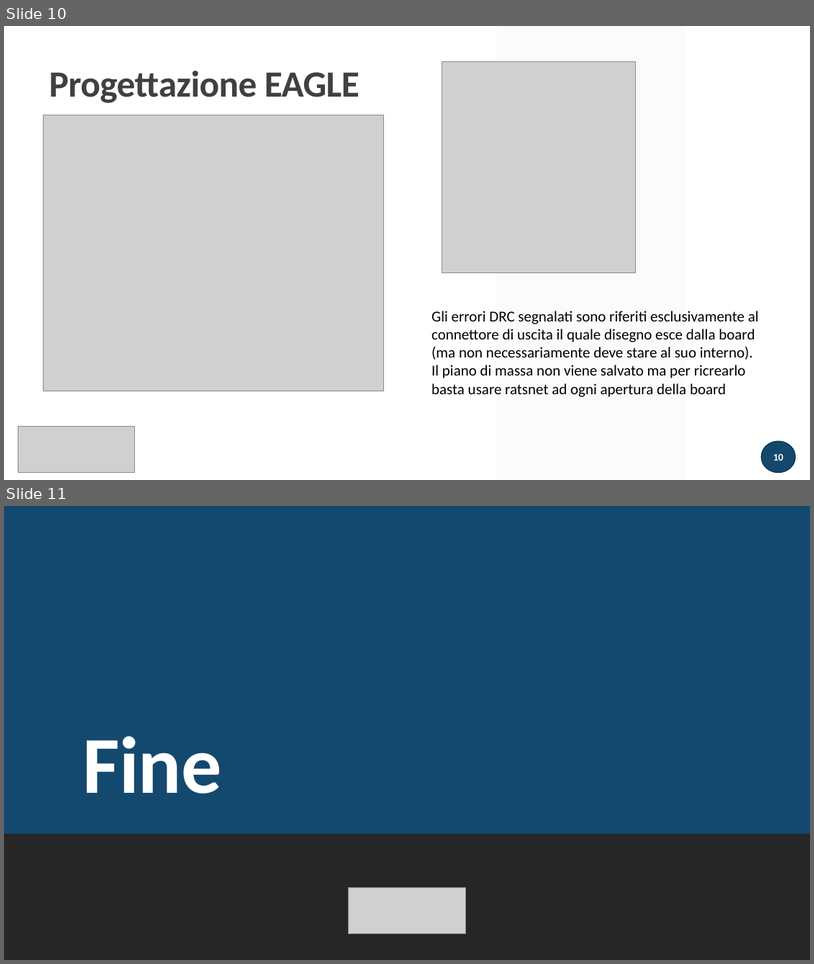
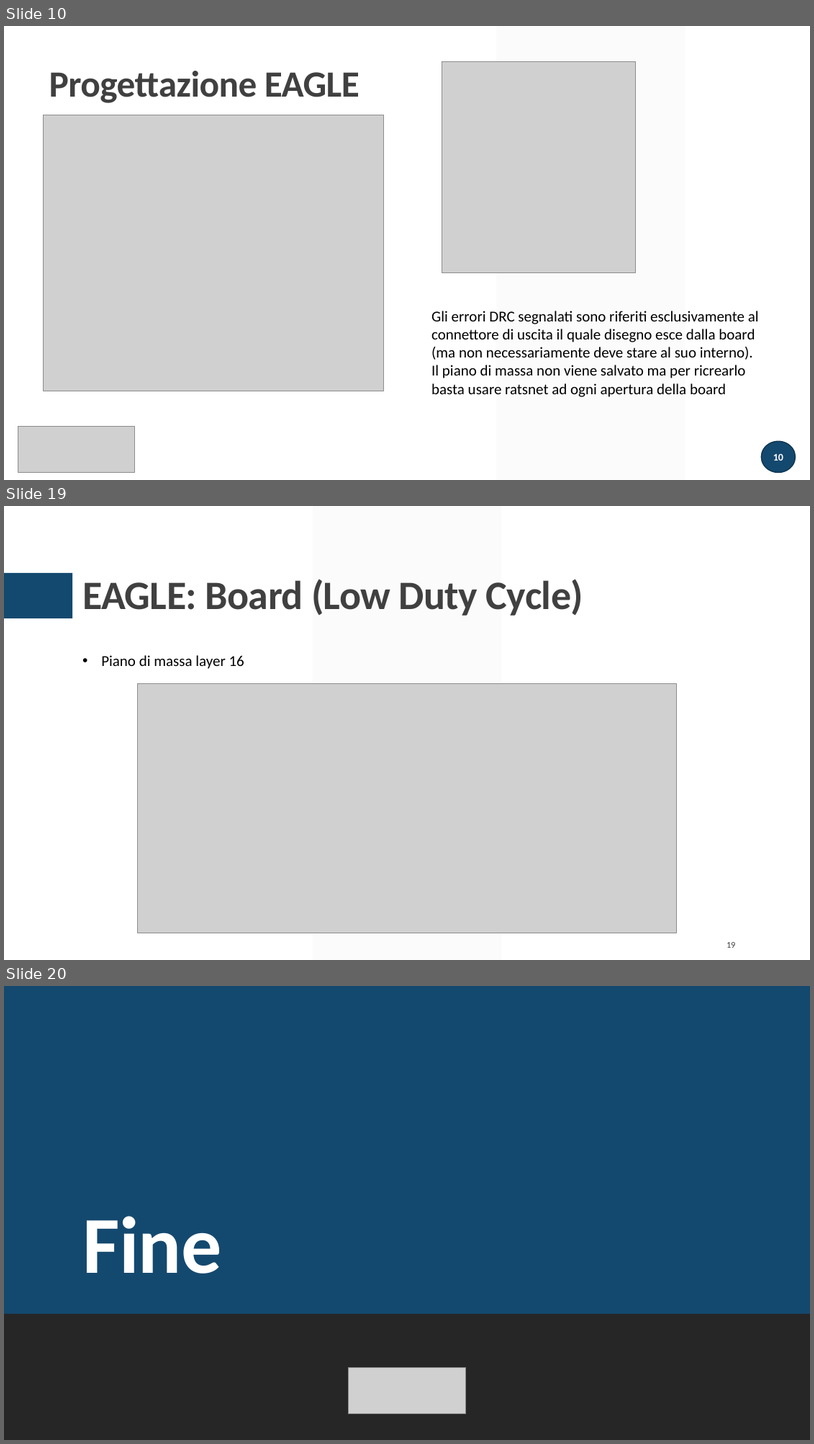
Before and after one commit to greco-salvatore/LTSpice, a slide deck: presentazione/presentazione.pptx. Shown one above the other, each under a label of ours: slides 10 and 11 before the commit, slides 10, 19 and 20 after it; the slides between them are not shown. The pictures are 814x964 and 814x1444 pixels, drawn with LibreOffice and Linux fonts; fonts in the diff are those of the drawing; grey boxes stand for pictures. Boxes give left, top, right and bottom in pixels: in the first picture for what was removed or moved away, otherwise in the second. Text is boxed around its words. In the diff, an @@ line names an element or a change of style, - is before the commit and + after.

```diff
--- a/presentazione/presentazione.pptx
+++ b/presentazione/presentazione.pptx
@@ slide 19 added at box(4, 506, 810, 960), background #FFFFFF; not listed: 2 template elements that a slide beside it also shows @@
@@ title added at box(82, 579, 584, 615), 48 pt, text #404040, bold @@
+EAGLE: Board (Low Duty Cycle)
@@ text added at box(101, 655, 244, 669), 18 pt, text #000000 @@
+• Piano di massa layer 16
@@ picture added at box(138, 684, 676, 932) @@
@@ page number added at box(727, 942, 736, 947), 10.5 pt, text #404040 @@
+19
@@ what was slide 11 is now slide 20 @@
```
Also in this commit, not shown: 2 slides changed, 8 other slides added.
